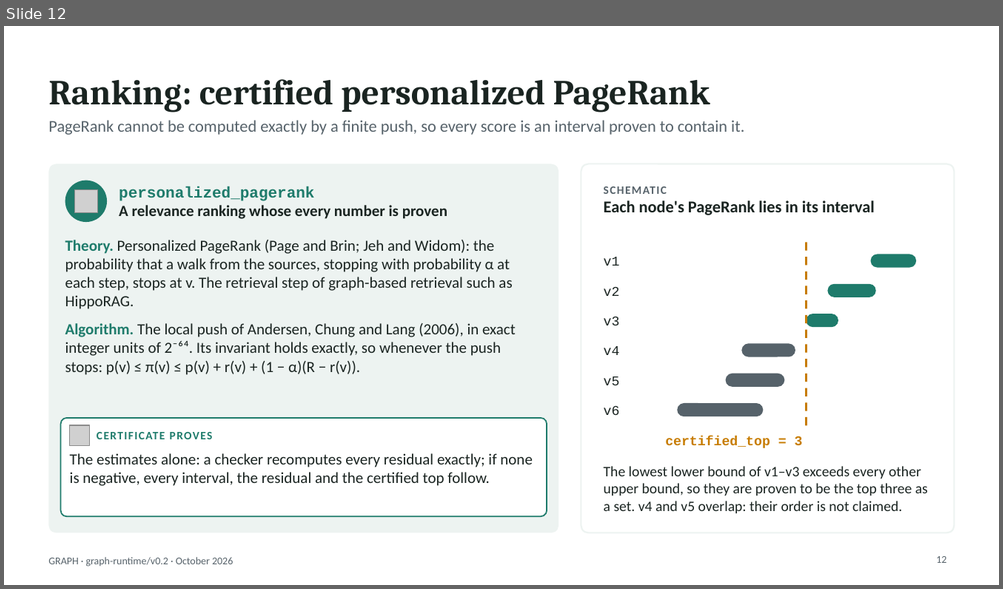
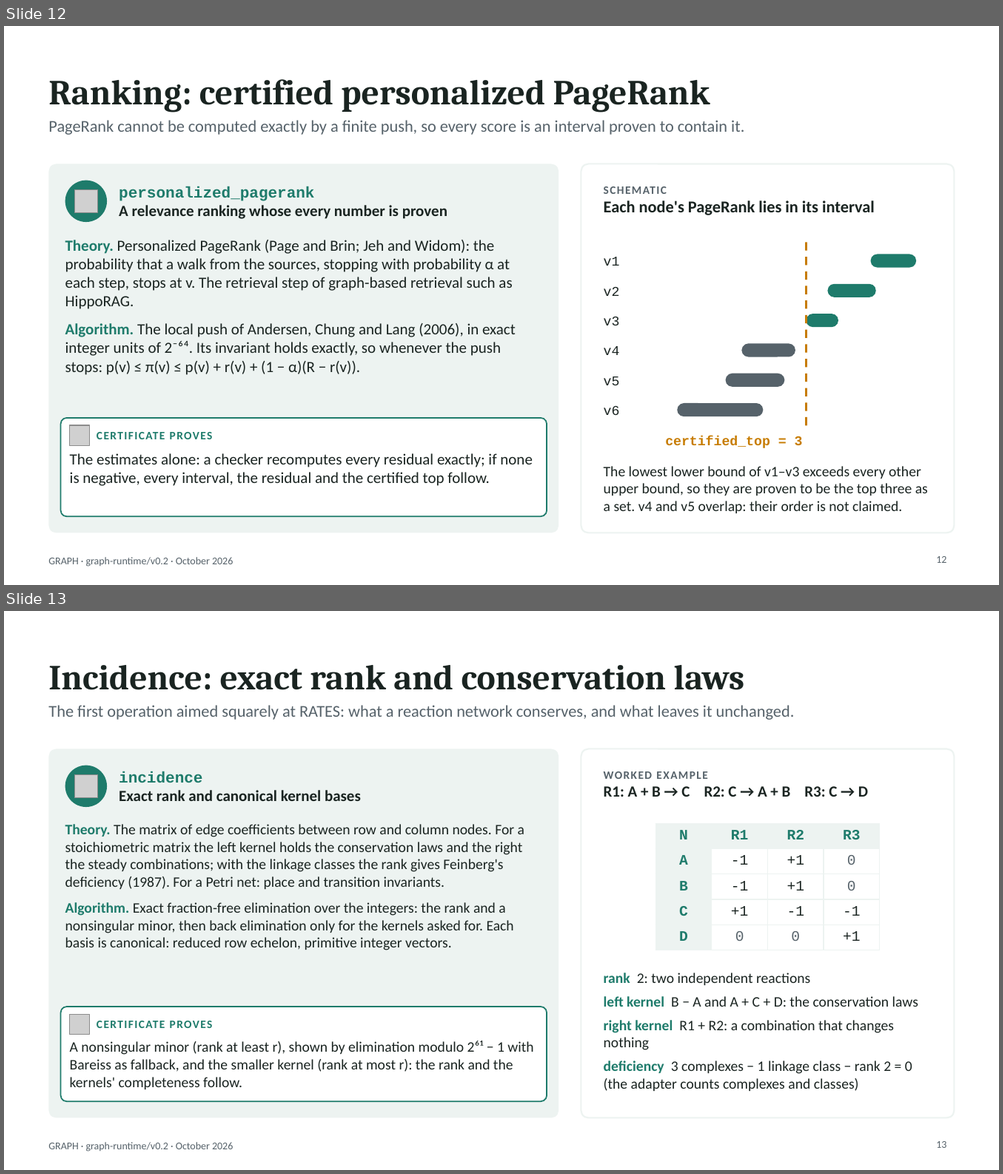
Before and after one commit to hlxin/graph, a slide deck: docs/GRAPH_slides.pptx. Shown one above the other, each under a label of ours: slide 12 before the commit, slides 12 and 13 after it. The pictures are 1003x589 and 1003x1174 pixels, drawn with LibreOffice and Linux fonts; fonts in the diff are those of the drawing; grey boxes stand for pictures. Boxes give left, top, right and bottom in pixels: in the first picture for what was removed or moved away, otherwise in the second. Text is boxed around its words. In the diff, an @@ line names an element or a change of style, - is before the commit and + after.

```diff
--- a/docs/GRAPH_slides.pptx
+++ b/docs/GRAPH_slides.pptx
@@ slide 13 added at <box>4,611,999,1170</box>, background #FFFFFF; not listed: 1 template element that a slide beside it also shows @@
@@ title added at <box>48,665,745,690</box>, 34 pt, text #1A2421, bold @@
+Incidence: exact rank and conservation laws
@@ text added at <box>48,705,794,720</box>, 16 pt, text #56626A @@
+The first operation aimed squarely at RATES: what a reaction network conserves, and what leaves it unchanged.
@@ rounded rectangle added at <box>48,749,558,1119</box>, fill #EDF3F1 @@
@@ ellipse added at <box>65,766,107,807</box>, fill #1E7B6B @@
@@ rounded rectangle added at <box>580,749,954,1119</box>, fill #FFFFFF, outline #EDF3F1 1.5 pt @@
@@ picture added at <box>74,775,97,797</box> @@
@@ text added at <box>119,772,361,801</box>, 15 pt, text #1A2421, bold @@
+incidence
+Exact rank and canonical kernel bases
@@ text added at <box>603,772,868,797</box>, 15 pt, text #1A2421, bold @@
+WORKED EXAMPLE
+R1: A + B → C R2: C → A + B R3: C → D
@@ text added at <box>65,824,524,951</box>, 14 pt, text #1A2421 @@
+Theory. The matrix of edge coefficients between row and column nodes. For a stoichiometric matrix the left kernel holds the conservation laws and the right the steady combinations; with the linkage classes the rank gives Feinberg's deficiency (1987). For a Petri net: place and transition invariants.
+Algorithm. Exact fraction-free elimination over the integers: the rank and a nonsingular minor, then back elimination only for the kernels asked for. Each basis is canonical: reduced row echelon, primitive integer vectors.
@@ table added at <box>655,823,879,944</box>, 5 rows, 4 columns @@
+N | R1 | R2 | R3
+A | -1 | +1 | 0
+B | -1 | +1 | 0
+C | +1 | -1 | -1
+D | 0 | 0 | +1
@@ text added at <box>603,973,918,1091</box>, 14 pt, text #1A2421 @@
+rank 2: two independent reactions
+left kernel B − A and A + C + D: the conservation laws
+right kernel R1 + R2: a combination that changes nothing
+deficiency 3 complexes − 1 linkage class − rank 2 = 0 (the adapter counts complexes and classes)
@@ rounded rectangle added at <box>61,1007,546,1102</box>, fill #FFFFFF, outline #1E7B6B 1.25 pt @@
@@ picture added at <box>70,1014,90,1035</box> @@
@@ text added at <box>96,1021,213,1028</box>, 11 pt, text #1E7B6B, bold @@
+CERTIFICATE PROVES
@@ text added at <box>70,1041,533,1090</box>, 14 pt, text #1A2421 @@
+A nonsingular minor (rank at least r), shown by elimination modulo 2⁶¹ − 1 with Bareiss as fallback, and the smaller kernel (rank at most r): the rank and the kernels' completeness follow.
@@ page number added at <box>936,1142,946,1148</box>, 10 pt, text #56626A @@
+13
```
Also in this commit, not shown: 10 slides changed, 3 other files.
